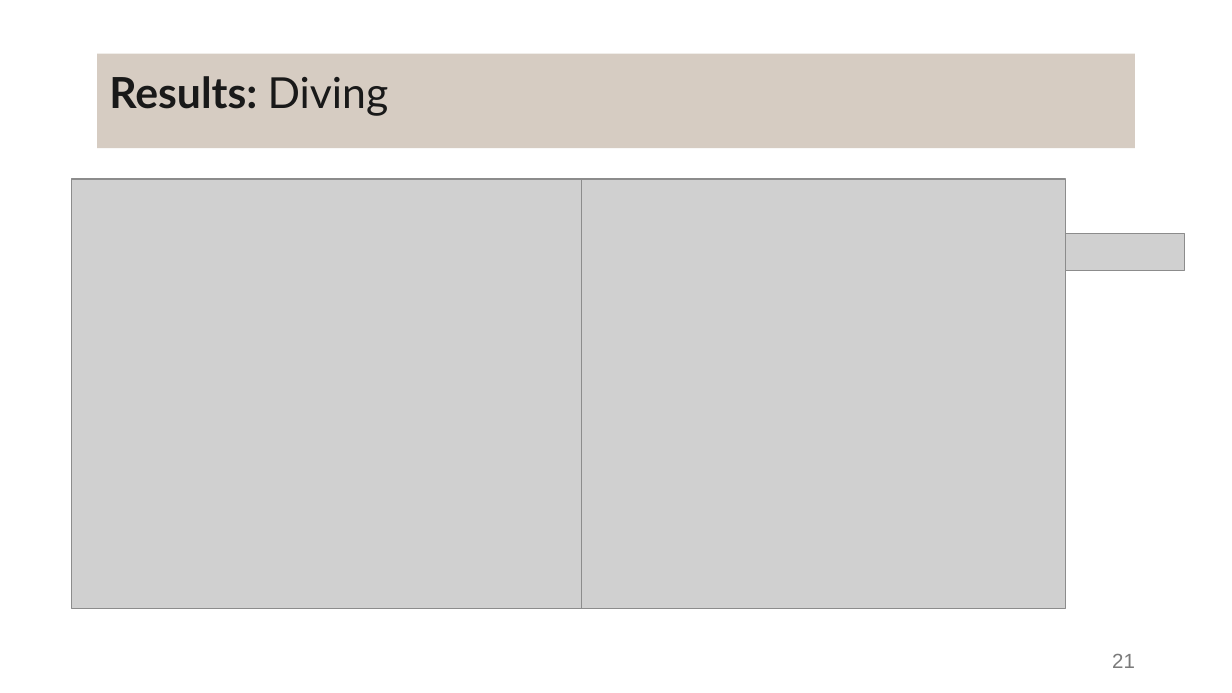
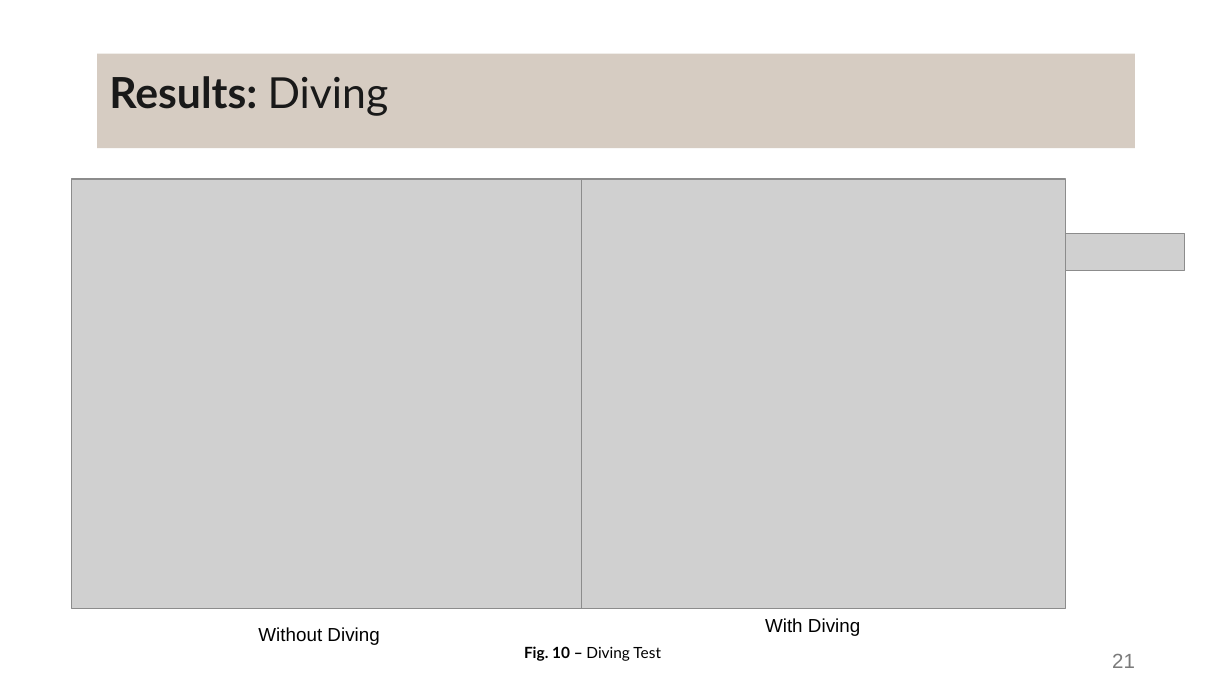
Before and after one commit to DanielaTomas/FCUP-SCHEDULE, a slide deck: slide 21 of Docs/Presentation.pptx. Drawn at 1232x693 pixels with LibreOffice and Linux fonts; fonts in the diff are those of the drawing; grey boxes stand for pictures. Boxes give left, top, right and bottom in pixels: in the first picture for what was removed or moved away, otherwise in the second. Text is boxed around its words. In the diff, an @@ line names an element or a change of style, - is before the commit and + after.

```diff
--- a/Docs/Presentation.pptx
+++ b/Docs/Presentation.pptx
@@ text added at box(258, 627, 379, 645), 11 pt, text #000000 @@
+Without Diving
@@ text added at box(765, 618, 860, 636), 11 pt, text #000000 @@
+With Diving
@@ text added at box(524, 646, 661, 661), 9 pt, text #000000 @@
+Fig. 10 – Diving Test
```
Also in this commit, not shown: 19 other slides changed.
